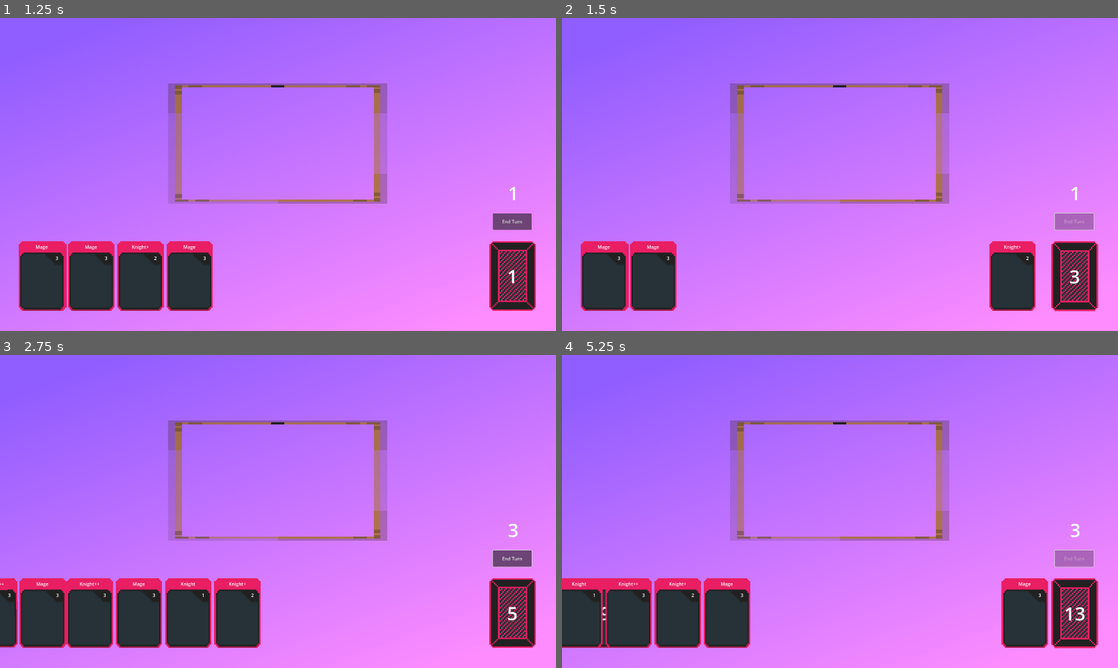
Above: before the commit, frames 1-4 (two rows, left to right).
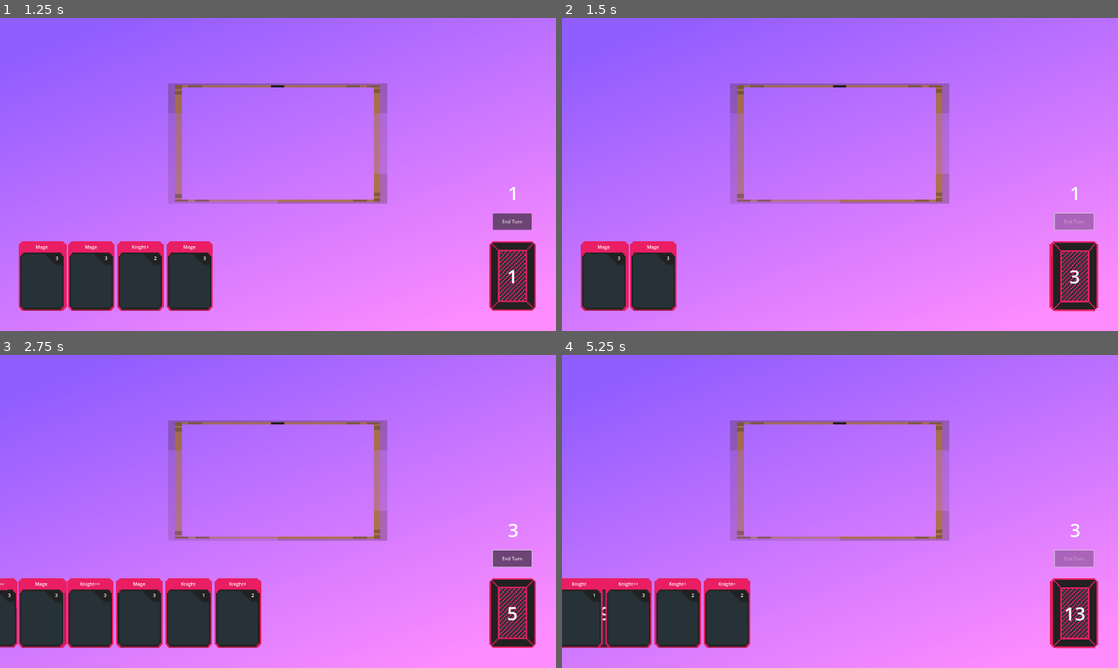
Above: after the commit, the same moments.

Repository: brandon-relentnet/deck-management
Game: Godot game, scene res://main.tscn
Two runs of this game, one before a commit and one after it. Both use one fixed random seed, a clock stepped at 60 frames per second and the inputs below.
Inputs (mouse positions are in pixels of both pictures, inside the frame that each line leads up to):
- Up to frame 1 (1.25 s): drag from (144, 274) to (278, 143) at 0.52 s
- Up to frame 2 (1.5 s): click "End Turn" at 1.25 s
- Up to frame 3 (2.75 s): drag from (511, 611) to (100, 611) at 2.02 s
- Up to frame 4 (5.25 s): click "End Turn" at 2.75 s; move the mouse to (1073, 611) at 3.52 s; click (1073, 611) at 3.67 s; drag from (1073, 611) to (778, 611) at 4.27 s; click "End Turn" at 5 s

Frame 1 is identical in both runs. In frame 2, 2.0% of the frame differs, in the area x 76-89%, y 71-94%; in frame 3, 0.7%; in frame 4, 2.0%, in the area x 28-89%, y 71-94%.

Commit message:
Updated the animations for every card interaction and removed a function.

Diff:
--- a/draw_pile_view.gd
+++ /dev/null
@@ -1 +0,0 @@
-extends CanvasLayer
--- a/main.tscn
+++ b/main.tscn
@@ -7,7 +7,6 @@
 [ext_resource type="Script" uid="uid://dtcece7lyqaaa" path="res://scripts/input_manager.gd" id="6_7mycd"]
 [ext_resource type="PackedScene" uid="uid://csw2g32wfd03q" path="res://scenes/discard.tscn" id="6_272bh"]
 [ext_resource type="PackedScene" uid="uid://ddd4e4gfmyeeh" path="res://scenes/turn_manager.tscn" id="7_272bh"]
-[ext_resource type="Script" uid="uid://c0kwn0u5jax75" path="res://draw_pile_view.gd" id="8_5vw27"]
 
 [sub_resource type="Gradient" id="Gradient_7mycd"]
 colors = PackedColorArray(0.564706, 0.364706, 1, 1, 1, 0.552941, 1, 1)
@@ -52,7 +51,6 @@
 
 [node name="DrawPileView" type="CanvasLayer" parent="."]
 visible = false
-script = ExtResource("8_5vw27")
 
 [node name="ScrollContainer" type="ScrollContainer" parent="DrawPileView"]
 anchors_preset = 15
--- a/scripts/card_manager.gd
+++ b/scripts/card_manager.gd
@@ -100,13 +100,14 @@
 
 # Move a card to the discard pile
 func move_card_to_discard(card) -> void:
+	print("moving card to discard pile")
 	if !is_instance_valid(card):
 		return
 
 	# Ensure the card is visually below the discard pile
 	card.z_index = -1
 
-	player_hand_reference.animate_card_to_position(card, DISCARD_PILE_POSITION, DEFAULT_CARD_MOVE_SPEED)
+	player_hand_reference.animate_card_to_position_with_effects(card, DISCARD_PILE_POSITION, DEFAULT_CARD_MOVE_SPEED)
 
 	var discard_pile = $"../Discard"
 	discard_pile.discard_pile.append(card)
--- a/scripts/player_hand.gd
+++ b/scripts/player_hand.gd
@@ -23,7 +23,7 @@
 		update_hand_positions(speed)
 	else:
 		# If the card is already in hand, just move it to its saved position
-		animate_card_to_position(card, card.hand_position, DEFAULT_CARD_MOVE_SPEED)
+		animate_card_to_position_with_effects(card, card.hand_position, DEFAULT_CARD_MOVE_SPEED)
 
 # Enhanced version of add_card_to_hand with visual effects
 func add_card_to_hand_with_effects(card: Node2D, speed: float) -> void:
@@ -45,7 +45,7 @@
 		# Store the position on the card for later reference
 		card.hand_position = new_position
 		# Animate the card moving to its new position
-		animate_card_to_position(card, new_position, speed)
+		animate_card_to_position_with_effects(card, new_position, speed)
 
 # Enhanced version with effects for all cards
 func update_hand_positions_with_effects(speed: float) -> void:
@@ -65,11 +65,6 @@
 	var x_offset = (card_count - 1) * CARD_WIDTH
 	# Return position that centers the entire hand on screen
 	return center_screen_x + index * CARD_WIDTH - x_offset / 2
-
-# Creates a tween to smoothly move a card to a new position
-func animate_card_to_position(card: Node2D, new_position: Vector2, speed: float) -> void:
-	var tween = get_tree().create_tween()
-	tween.tween_property(card, "position", new_position, speed)
 
 # Enhanced animation with effects
 func animate_card_to_position_with_effects(card: Node2D, new_position: Vector2, speed: float) -> void:
Not shown, removed: draw_pile_view.gd.uid
Not shown: 1 places in main.tscn that only renumber resources
